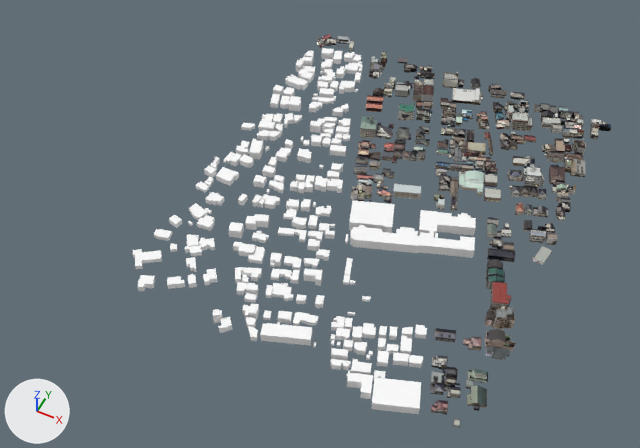
Two versions of the glTF model spike-3d/public/data/2023-lod3-station-3-0-packed.glb, one commit apart.
One viewpoint serves both versions: a camera (50 mm lens) standing at (-105.0, 350.0, 725.0) and looking at (-388.0, 915.0, 18.0). Every picture has the same lights, and +X, +Y and +Z are marked at lower left. The first picture is the older version. Where no turn or scale is listed for an object, it has been applied to the vertices. Vertices at exactly the same position are counted once.
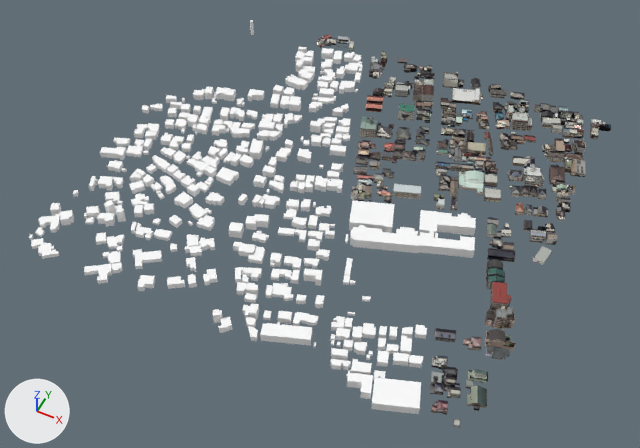
Where the newer file only moved an object's origin or applied its transform, the numbers keep the older frame.

Where the change shows, as pixel boxes (x1, y1, x2, y2) in the pictures (640 x 448 px):
'Mesh_0', reshaped (22% wider)
    before: (133, 34, 611, 428)
    after: (29, 20, 611, 428)
part 1 of me_mesh_0, added
    after: (181, 104, 191, 113)
part 2 of me_mesh_0, added
    after: (187, 184, 200, 197)
part 3 of me_mesh_0, built on
    before: (282, 38, 609, 407)
    after: (29, 20, 572, 408)

The edits, one by one:
me_mesh_0 is used by ob_mesh_0; location (-527.0, 1187.0, 41.6).
me_mesh_0 had 16734 vertices, 31780 faces and spanned x 0.0..381.0, y -464.0..0.0, z 0.0..23.0.
me_mesh_0 now has 18822 vertices, 35486 faces and spans x -115.0..381.0, y -464.0..0.0, z 0.0..23.0.
me_mesh_0 part 1: the loose piece of 8 vertices spanning x 17.0..28.0, y -231.0..-219.0, z 1.0..5.0 is copied, and the copy is scaled about its middle by (1.07, 0.957, 1.84), then moved by (-90.0, 20.0, 3.0); it spans x -74.0..-62.0, y -211.0..-199.0, z 3.0..9.0.
me_mesh_0 part 2: the loose piece of 8 vertices spanning x 10.0..22.0, y -363.0..-352.0, z 1.0..8.0 is copied, and the copy is moved by (-7.0, 45.0, 1.0); it spans x 3.0..15.0, y -317.0..-307.0, z 2.0..9.0.
me_mesh_0 part 3: 47 vertices moved within x 26.0..362.0, y -439.0..-8.0, z 1.0..14.0; 177 vertices removed from x 15.0..376.0, y -440.0..-6.0, z 0.0..14.0; 2185 vertices added at x -115.0..371.0, y -459.0..-5.0, z 0.0..22.0.
Other edits to the shape of me_mesh_0 do not show in these pictures.
